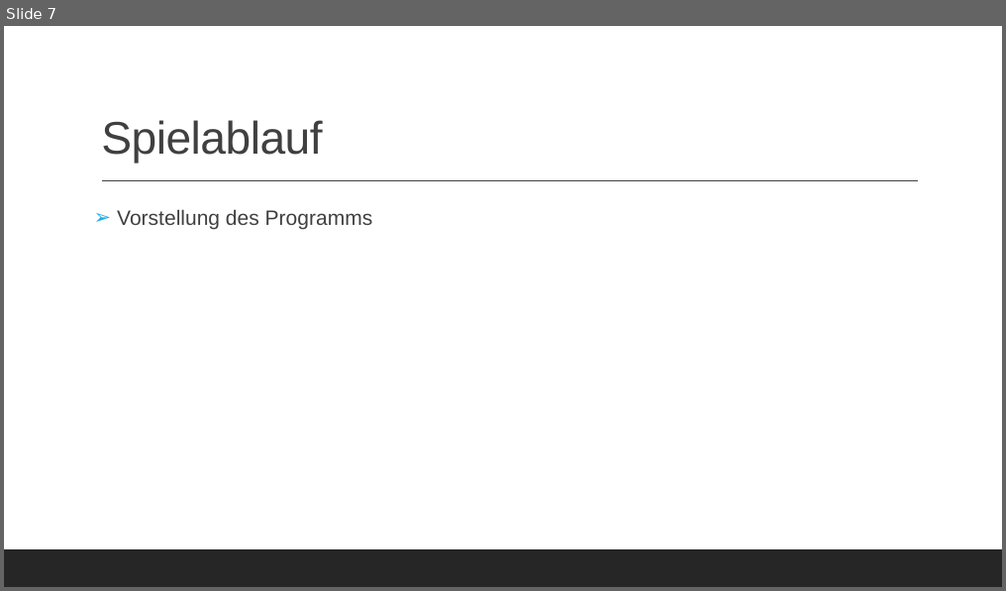
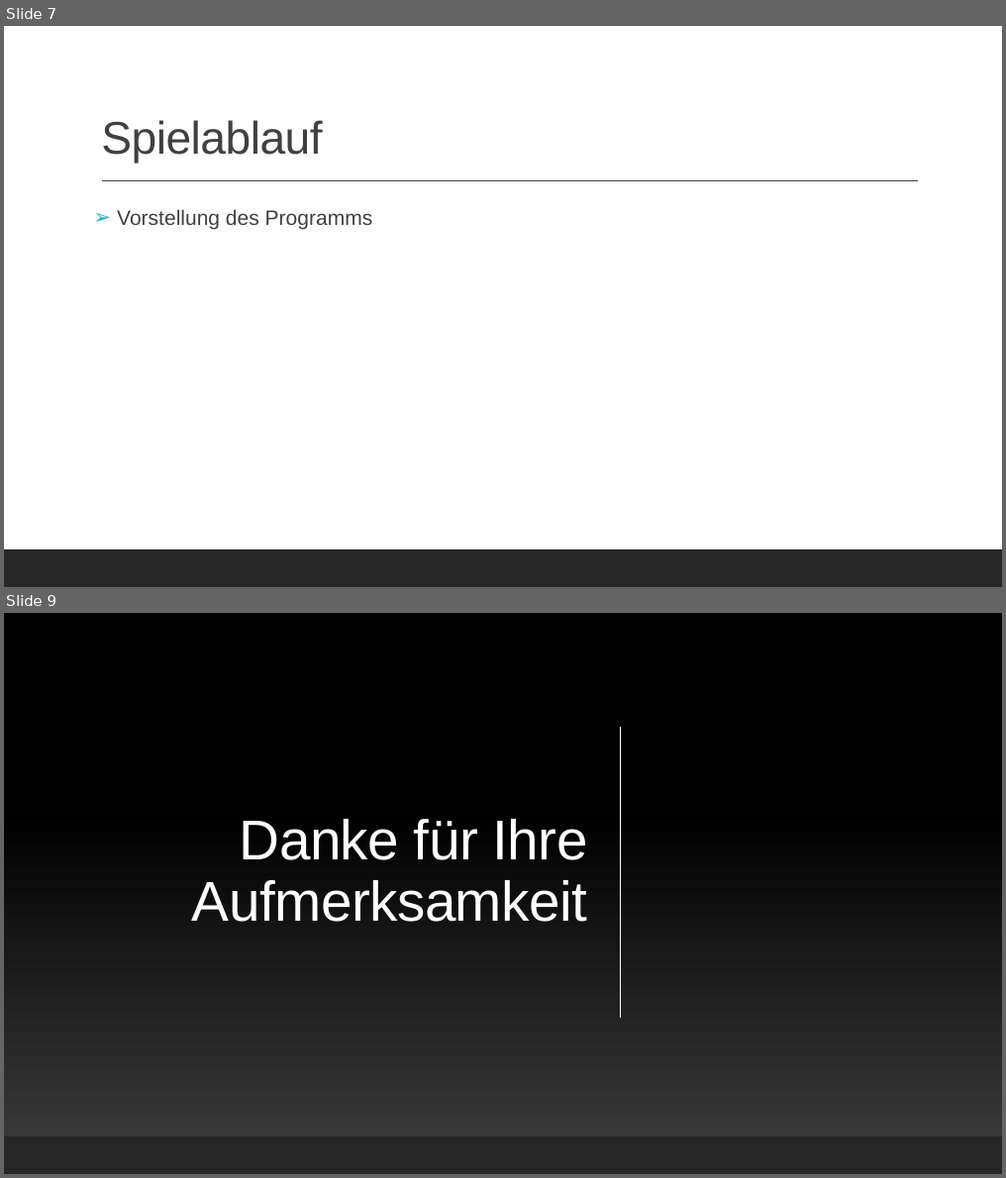
Before and after one commit to KraupaMario/DV-Projekt, a slide deck: 4_Praesentation/DV-Projekt.pptx. Shown one above the other, each under a label of ours: slide 7 before the commit, slides 7 and 9 after it; the slides between them are not shown. The pictures are 1006x591 and 1006x1178 pixels, drawn with LibreOffice and Linux fonts; fonts in the diff are those of the drawing. Boxes give left, top, right and bottom in pixels: in the first picture for what was removed or moved away, otherwise in the second. Text is boxed around its words. In the diff, an @@ line names an element or a change of style, - is before the commit and + after.

```diff
--- a/4_Praesentation/DV-Projekt.pptx
+++ b/4_Praesentation/DV-Projekt.pptx
@@ slide 9 added at (x1=4, y1=613, x2=1002, y2=1174), background gradient #3F3F3F to #000000 @@
@@ rectangle added at (x1=4, y1=613, x2=1002, y2=1174), fill gradient #3F3F3F to #000000 @@
@@ line added from (621, 727) to (621, 1018), #FFFFFF 1 pt @@
@@ title added at (x1=192, y1=819, x2=588, y2=922), 54 pt, text #FFFFFF @@
+Danke für Ihre Aufmerksamkeit
@@ rectangle added at (x1=4, y1=988, x2=1002, y2=1174), fill #262626 @@
@@ line added from (103, 979) to (912, 979), #FFFFFF 1 pt @@
@@ rectangle added at (x1=4, y1=1137, x2=1002, y2=1174), fill #262626 @@
```
Also in this commit, not shown: 4 slides changed, 2 slides removed, 3 other files.
